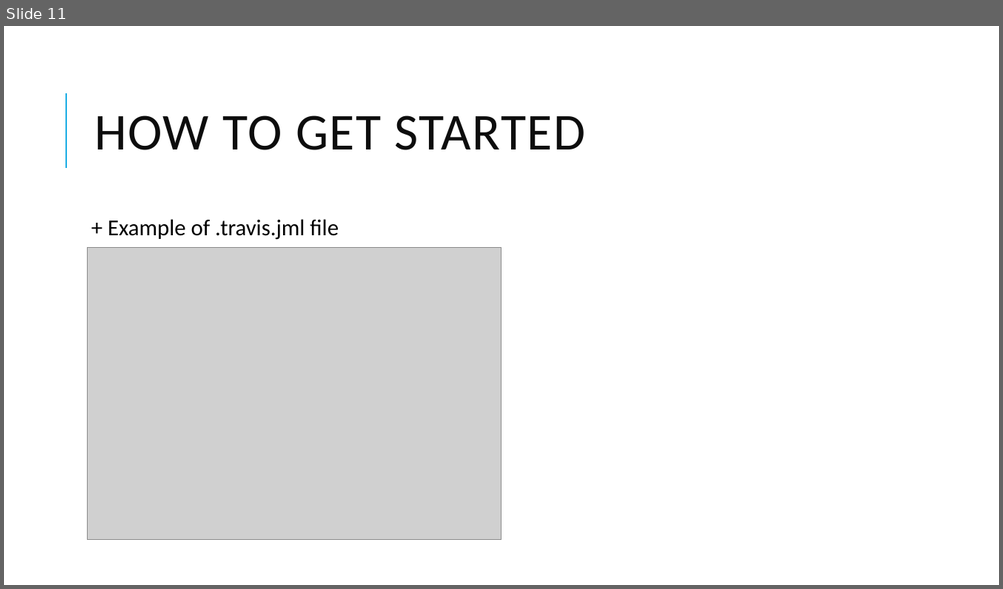
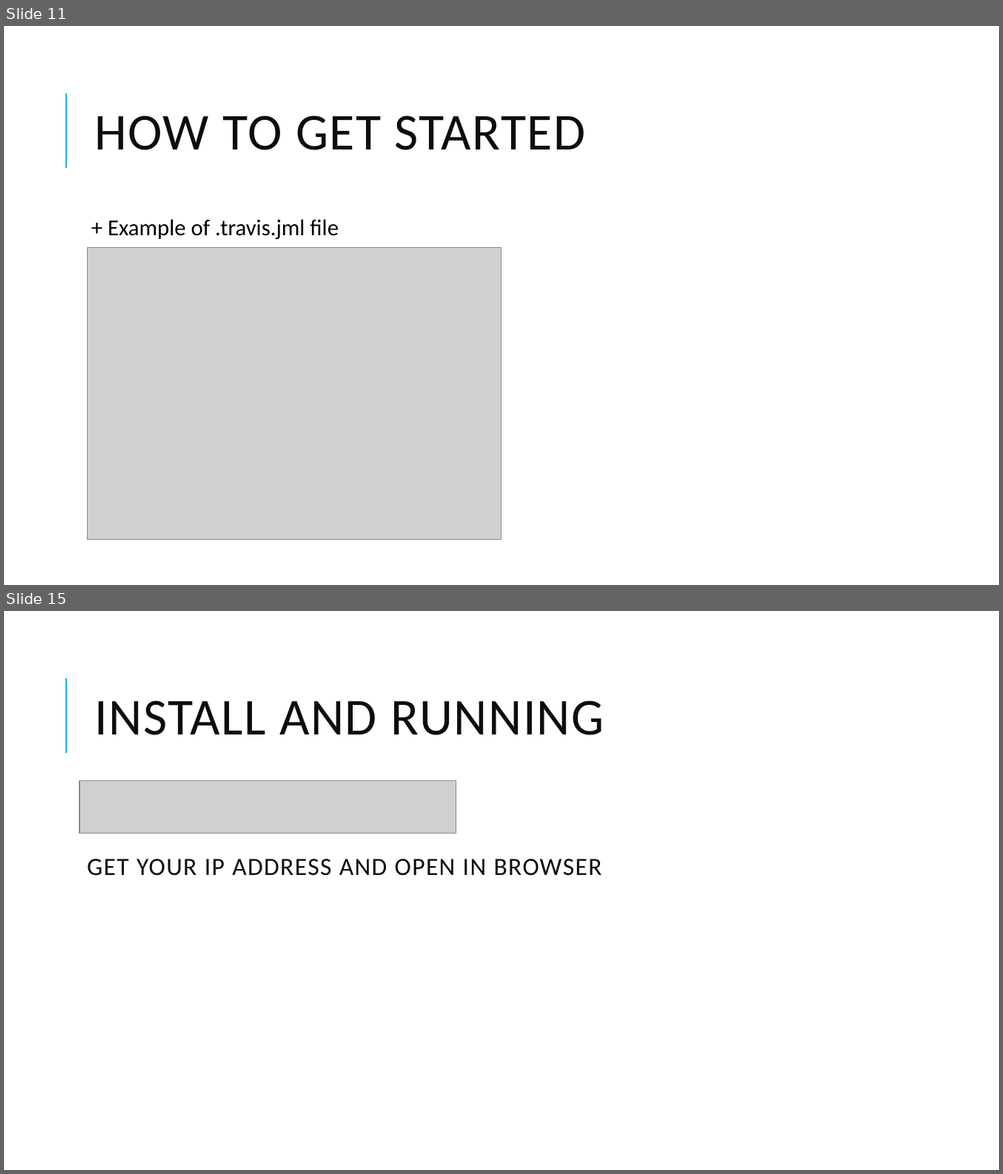
Before and after one commit to theKastle/ci, a slide deck: Slides/SoftwareTesting_GroupK1_CI.pptx. Shown one above the other, each under a label of ours: slide 11 before the commit, slides 11 and 15 after it; the slides between them are not shown. The pictures are 1003x589 and 1003x1174 pixels, drawn with LibreOffice and Linux fonts; fonts in the diff are those of the drawing; grey boxes stand for pictures. Boxes give left, top, right and bottom in pixels: in the first picture for what was removed or moved away, otherwise in the second. Text is boxed around its words. In the diff, an @@ line names an element or a change of style, - is before the commit and + after.

```diff
--- a/Slides/SoftwareTesting_GroupK1_CI.pptx
+++ b/Slides/SoftwareTesting_GroupK1_CI.pptx
@@ slide 15 added at [4, 611, 999, 1170], background #FFFFFF; not listed: 1 template element that a slide beside it also shows @@
@@ title added at [95, 701, 603, 735], 50 pt, text #0D0D0D @@
+INSTALL AND RUNNING
@@ picture added at [79, 781, 455, 833] @@
@@ text added at [87, 859, 602, 876], 24 pt, text #0D0D0D @@
+GET YOUR IP ADDRESS AND OPEN IN BROWSER
```
Also in this commit, not shown: 11 other slides added.
